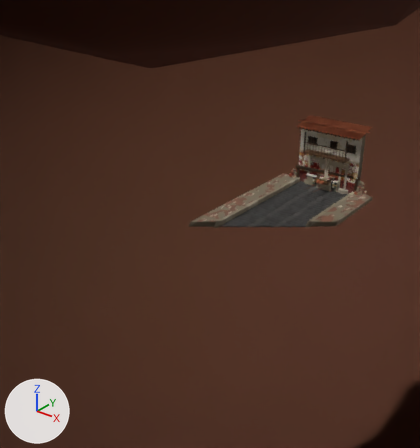
The glTF model public/assets/pompeii-kit.glb, before and after one commit.
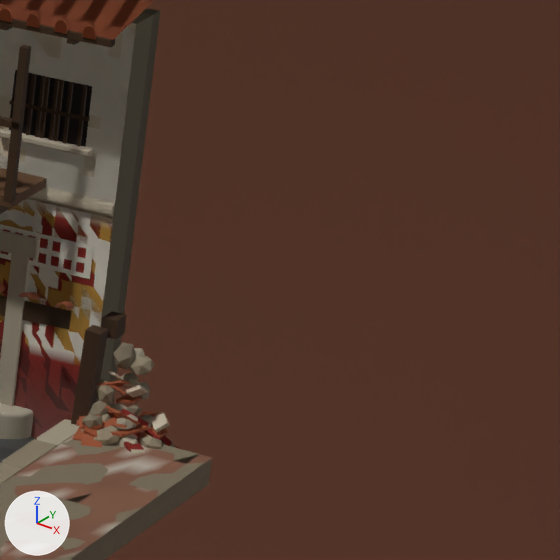
The first picture shows the older version from a 50 mm camera at (22.9, -45.8, 20.5) aimed at (-6.9, -8.5, -2.6). The close-ups show the older and then the newer version on the part from 82% to 100% of the width and 30% to 47% of the height of that picture. Only the edits that show in the close-ups are written down. Lighting does not change. The marker at lower left points along +X, +Y and +Z. Everything nearer to the camera than a plane just in front of the edit is cut away. Where no turn or scale is listed for an object, it has been applied to the vertices.

In view in the first close-up: 'EruptionColumn_cloth', 'FallenBeam_stone', 'FallenBeam_terracotta', 'FallenBeam_wood', 'House_Ochre_plaster', 'House_Red_plaster', 'House_Red_wood', 'House_White_plaster', 'House_White_stone', 'House_White_terracotta', 'House_White_wood', 'Kerbs_30m_stone', 'SteppingStones_stone' and 5 more.
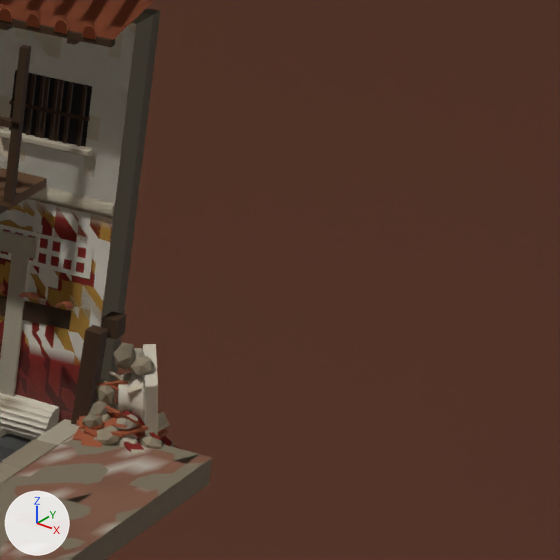
Diff of the bpy script that builds the scene:
```diff
--- a/public/assets/pompeii-kit.glb.py
+++ b/public/assets/pompeii-kit.glb.py
@@ me_mesh_28_1 @@
+me_mesh_28_1.from_pydata(...)  # 410 vertices, 400 faces; spans x -2.63..2.63, y -0.36..0.36, z -0.29..0.29
+me_mesh_28_1.materials.append(mat_stone)
@@ me_mesh_27_1 @@
+me_mesh_27_1.from_pydata(...)  # 2899 vertices, 4748 faces; spans x -3.26..3.26, y -0.59..0.59, z -0.68..0.68
+me_mesh_27_1.materials.append(mat_plaster)
@@ ob_steppingstones_stone @@
-ob_steppingstones_stone = bpy.data.objects.new('SteppingStones_stone', me_mesh_2)
-ob_steppingstones_stone.location = (0.0, 0.0, 0.12)
@@ ob_fallencolumn_stone @@
+ob_fallencolumn_stone = bpy.data.objects.new('FallenColumn_stone', me_mesh_28_1)
+ob_fallencolumn_stone.location = (-0.02, -0.01, 0.3)
@@ ob_fallencolumn_plaster @@
+ob_fallencolumn_plaster = bpy.data.objects.new('FallenColumn_plaster', me_mesh_27_1)
+ob_fallencolumn_plaster.location = (0.61, 0.2, 0.67)
```

Boxes [x1, y1, x2, y2] around the edits, measured in the close-ups (560 x 560 px):
'FallenColumn_plaster', added
    after: [0, 344, 158, 440]
'SteppingStones_stone', deleted (brown)
    before: [0, 403, 34, 439]
'FallenColumn_stone', added
    after: [46, 407, 60, 431]
